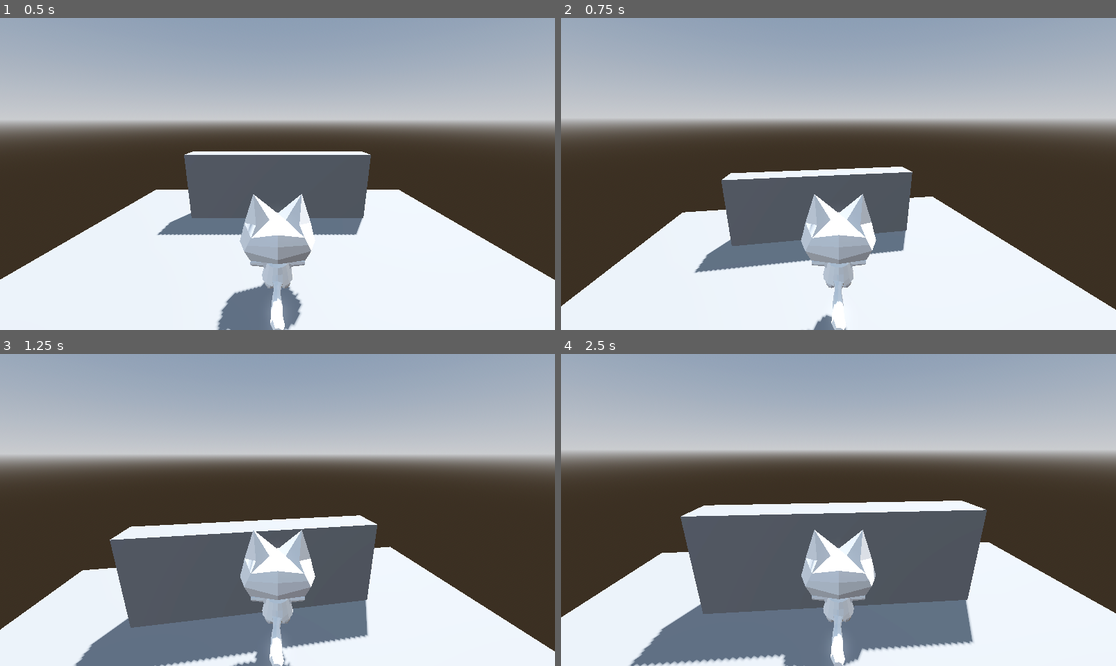
Above: before the commit, frames 1-4 (two rows, left to right).
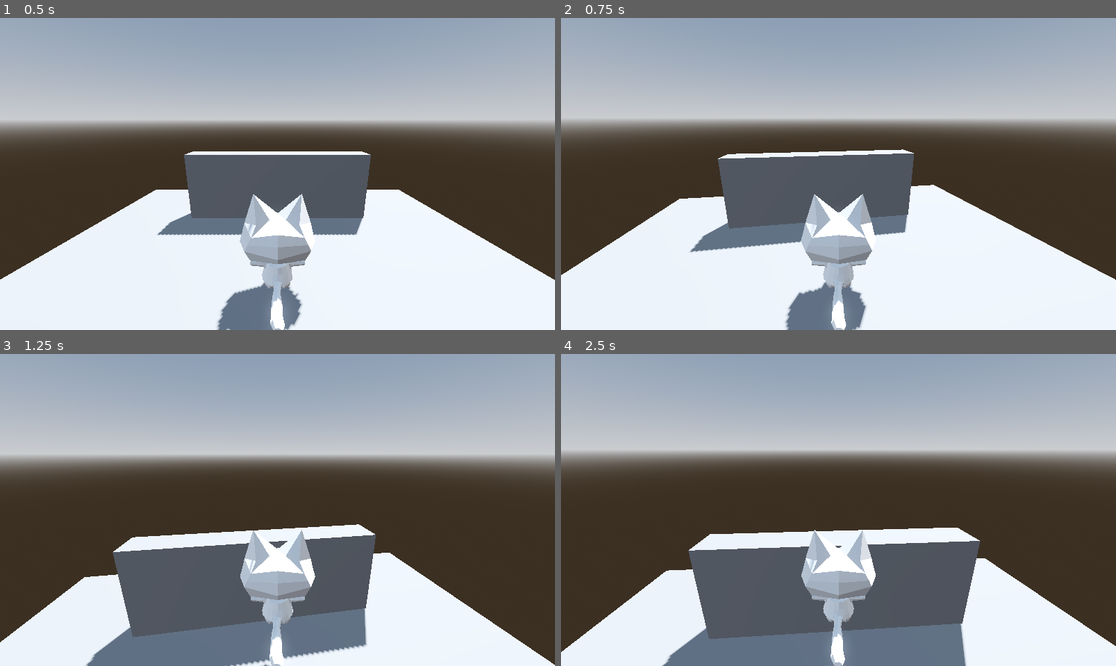
Above: after the commit, the same moments.

Repository: DevDaniel21/godot-projeto-para-estudos
Game: Godot game, scene res://space.tscn
The game is run twice, just before and just after one commit, with the same random seed, the same clock (stepped at 60 frames per second) and the same inputs.
Inputs (mouse positions are in pixels of both pictures, inside the frame that each line leads up to):
- Up to frame 1 (0.5 s): no input
- Up to frame 2 (0.75 s): tap Enter (ui_accept) at 0.5, 0.6 s; move the mouse to (866, 174) at 0.52 s; hold W (move_forward) from 0.53 s (still down)
- Up to frame 3 (1.25 s): keep holding W (move_forward); tap Space (jump, bound only after the commit) at 0.77, 0.8, 1.07 s
- Up to frame 4 (2.5 s): keep holding W (move_forward); move the mouse to (810, 510) at 1.27 s; tap Space (jump, bound only after the commit) at 1.35, 1.52, 1.82, 2.3 s; tap Enter (ui_accept) at 1.55 s; move the mouse to (849, 503) at 2.02 s; click (849, 503) at 2.1 s

Frame 1 is identical in both runs. In frame 2, 11% of the frame differs, in the area x 0-100%, y 42-100%; in frame 3, 7.2%; in frame 4, 17%, in the area x 0-100%, y 46-100%.

Commit message:
criado script simples de correr

Diff:
--- a/player.gd
+++ b/player.gd
@@ -1,18 +1,29 @@
 extends CharacterBody3D
 
 
-const SPEED = 5.0
-const JUMP_VELOCITY = 4.5
+var SPEED = 5.0
+var JUMP_VELOCITY = 4.5
 const ACCELERATION = 15
 
 @onready var camera_pivot: Node3D = $camera_pivot
 @onready var camera: Camera3D = $camera_pivot/SpringArm3D/camera
-@onready var dino_skin: Node3D = $dino
+@onready var character_skin: Node3D = $character
 
 var mouse_sensitivity : float = 0.15
 var camera_rotation : Vector2 = Vector2.ZERO
 var last_movement_dir := Vector3.BACK
+var can_jump := true
 var is_jumping
+
+func handle_press_skills():
+	if Input.is_action_just_pressed("first_skill"):
+		can_jump = false
+		#usar_skill_1()
+
+
+
+
+
 
 func _ready() -> void:
 	Input.set_mouse_mode(Input.MOUSE_MODE_CAPTURED)
@@ -24,12 +35,14 @@
 	if is_camera_motion:
 		camera_rotation = event.screen_relative * mouse_sensitivity
 
+# Eventos que não afetam a gameplay, como UI
 func _input(event: InputEvent) -> void:
 	if Input.is_action_just_pressed("ui_cancel"):
 		Input.set_mouse_mode(Input.MOUSE_MODE_VISIBLE)
 
 	if Input.is_action_just_pressed("left_click"):
 		Input.set_mouse_mode(Input.MOUSE_MODE_CAPTURED)
+
 
 func _physics_process(delta: float) -> void:
 	camera_pivot.rotation.x += camera_rotation.y * delta
@@ -42,10 +55,11 @@
 	if not is_on_floor():
 		velocity += get_gravity() * delta
 
-	is_jumping = Input.is_action_just_pressed("ui_accept") and is_on_floor()
+	is_jumping = Input.is_action_just_pressed("jump") and is_on_floor() and can_jump
 	# Handle jump.
 	if is_jumping:
 		velocity.y = JUMP_VELOCITY
+
 
 	# Get the input direction and handle the movement/deceleration.
 	# As good practice, you should replace UI actions with custom gameplay actions.
@@ -74,5 +88,7 @@
 	# Personagem sempre olha para a frente da câmera
 	if camera_forward.length() > 0.001:
 		var target_angle := Vector3.BACK.signed_angle_to(camera_forward, Vector3.UP)
-		var cur_angle := dino_skin.global_rotation.y
-		dino_skin.global_rotation.y = lerp_angle(cur_angle, target_angle, 10.0 * delta)
+		var cur_angle := character_skin.global_rotation.y
+		character_skin.global_rotation.y = lerp_angle(cur_angle, target_angle, 10.0 * delta)
+
+	# Habilidade
--- a/project.godot
+++ b/project.godot
@@ -47,3 +47,13 @@
 "events": [Object(InputEventKey,"resource_local_to_scene":false,"resource_name":"","device":-1,"window_id":0,"alt_press …(192 unchanged characters)…
 ]
 }
+first_skill={
+"deadzone": 0.2,
+"events": [Object(InputEventKey,"resource_local_to_scene":false,"resource_name":"","device":-1,"window_id":0,"alt_pressed":false,"shift_pressed":false,"ctrl_pressed":false,"meta_pressed":false,"pressed":false,"keycode":0,"physical_keycode":69,"key_label":0,"unicode":101,"location":0,"echo":false,"script":null)
+]
+}
+jump={
+"deadzone": 0.2,
+"events": [Object(InputEventKey,"resource_local_to_scene":false,"resource_name":"","device":-1,"window_id":0,"alt_pressed":false,"shift_pressed":false,"ctrl_pressed":false,"meta_pressed":false,"pressed":false,"keycode":0,"physical_keycode":32,"key_label":0,"unicode":32,"location":0,"echo":false,"script":null)
+]
+}
--- a/space.tscn
+++ b/space.tscn
@@ -82,5 +82,5 @@
 [node name="camera" type="Camera3D" parent="player/camera_pivot/SpringArm3D"]
 transform = Transform3D(1, 0, 0, 0, 1.0000001, 0, 0, 0, 1.0000001, 0, 0, 0)
 
-[node name="dino" parent="player" instance=ExtResource("2_81phd")]
+[node name="character" parent="player" instance=ExtResource("2_81phd")]
 transform = Transform3D(1, 0, 0, 0, 1, 0, 0, 0, 1, 0, -1.1167645, 0)
